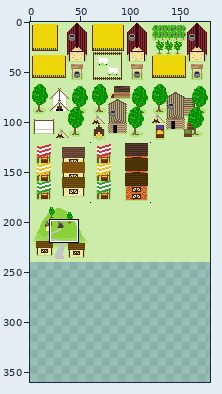
One commit to this sprite sheet: Scripts/Chikuwa3/Towns.png. Above, an overview of the earlier version with the close-up marked.
Close-up. Before the commit:
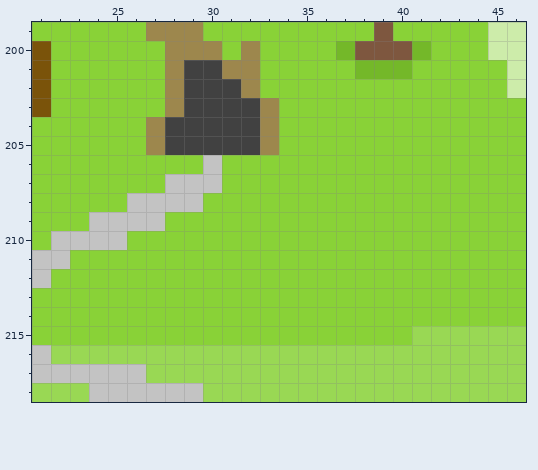
The file is 180x240 pixels. Colours within 5 levels of each other are drawn and written as one. Shown: x 21..46, y 199..218. The old version is drawn lined up with the new one, on the new canvas. The commit also changed other parts of the picture, which this record leaves out.
After the commit:
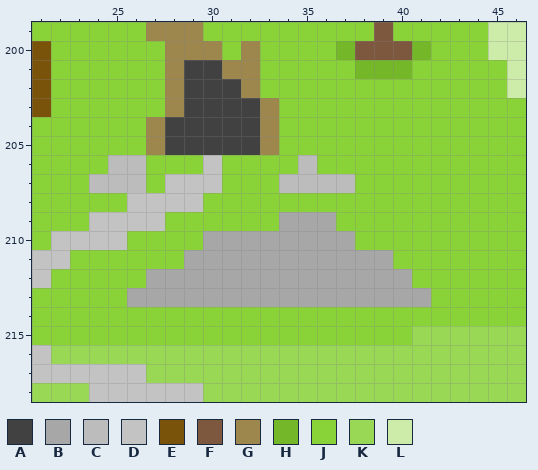
Palette (. is transparent): A #414141  B #a7a7a7  C #bcbcbc  D #c3c3c3  E #7a530a  F #7e573f  G #9d874d  H #74b829  J #89d237  K #99d854  L #cdecaa
From old to new:
canvas 180x240 -> 180x360
y 206: x 25..26 JJ -> CC; x 35 J -> C
y 207: x 24..26 JJJ -> CCC; x 34..37 JJJJ -> CCCC
y 209: x 34..36 JJJ -> BBB
y 210: x 30..37 JJJJJJJJ -> BBBBBBBB
y 211: x 29..39 JJJJJJJJJJJ -> BBBBBBBBBBB
y 212: x 27..40 JJJJJJJJJJJJJJ -> BBBBBBBBBBBBBB
y 213: x 26..41 JJJJJJJJJJJJJJJJ -> BBBBBBBBBBBBBBBB
